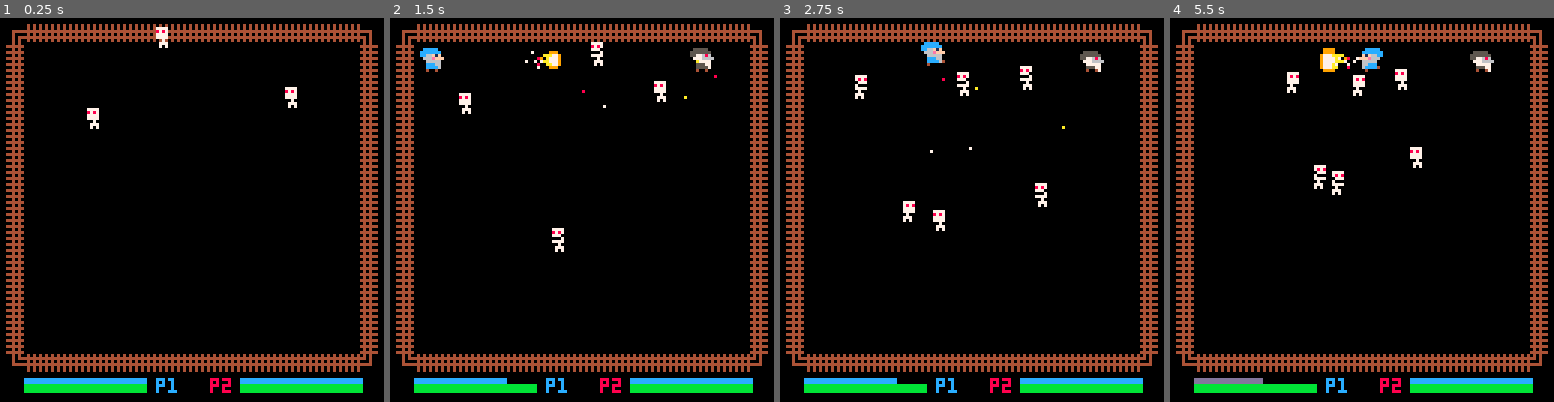
Above: before the commit, frames 1-4 (left to right).
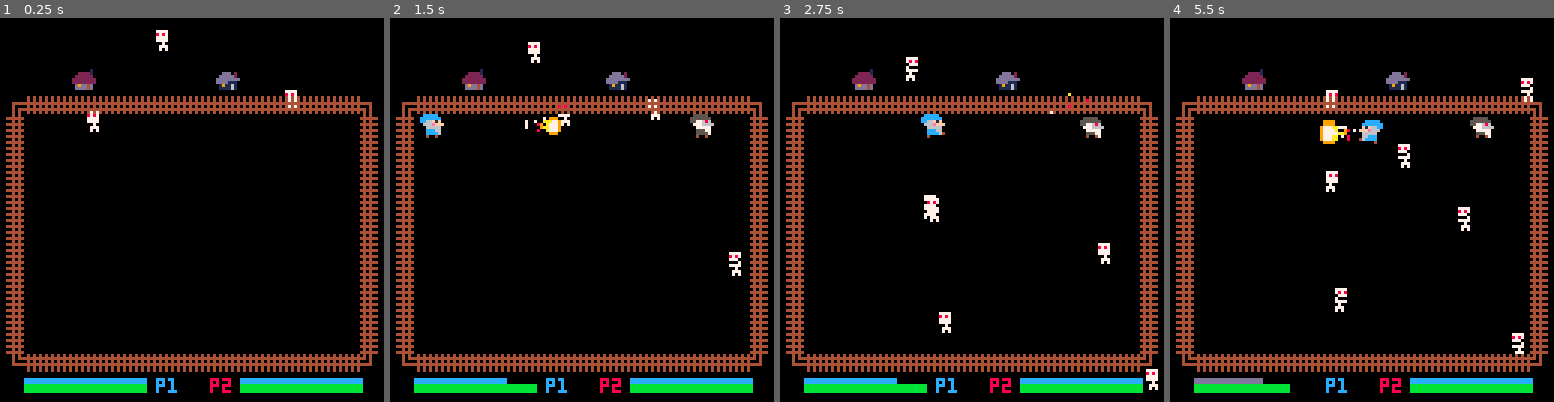
Above: after the commit, the same moments.

Repository: ravertass/wizardkingz
Game: PICO-8 cartridge wizardz.p8
Two runs of this game, one before a commit and one after it. Both use one fixed random seed, a clock stepped at 60 frames per second and the inputs below.
Inputs:
- Up to frame 1 (0.25 s): no input
- Up to frame 2 (1.5 s): tap X (X key) at 0.33, 1.07 s
- Up to frame 3 (2.75 s): hold Right 1.6-2.1 s; tap X (X key) at 1.85 s; hold Up 2.15-2.42 s; hold Right from 2.47 s (still down)
- Up to frame 4 (5.5 s): tap X (X key) at 2.97, 4.08, 5.2 s; release Right at 3.03 s; hold Left 3.08-3.58 s; hold Down 3.63-3.97 s; hold Right 4.02-4.68 s; hold Up 4.73-5.03 s; hold Left from 5.08 s (still down)

The runs differ from the first frame. In frame 1, 7.3% of the frame differs, in the area x 1-99%, y 1-30%; in frame 2, 9.5%; in frame 3, 9.6%; in frame 4, 10%, in the area x 1-99%, y 1-98%.

Commit message:
Add environments and draw them in separate functions

Diff:
--- a/wizardz.p8
+++ b/wizardz.p8
@@ -91,7 +91,13 @@
 c_max_health = 100
 c_max_mana = 100
 
+---- environment ----
 fence_sprs = {192, 193, 194, 195}
+house_sprs = {208, 209, 210}
+house1_sprs = {224, 225, 226}
+house_animation_index = 1
+house1_animation_index = 1
+house_countdown = 1
 
 c_map_limits = {0, 0, 128, 128}
 
@@ -117,7 +123,7 @@
   return {
     type = 'player',
     x = 10,
-    y = 10,
+    y = 32,
     spr = 011,
     spr_ix = 1,
     no = 0,
@@ -154,7 +160,7 @@
   return {
     type = 'player',
     x = 100,
-    y = 10,
+    y = 32,
     spr = 011,
     spr_ix = 1,
     no = 1,
@@ -299,8 +305,8 @@
     pl.acc.y = 0
   end
   pl.y = pl.y + pl.vel.y
-  if pl.y <= 8 then
-    pl.y = 8
+  if pl.y <= 32 then
+    pl.y = 32
   end
   if pl.y >= 104 then
     pl.y = 104
@@ -639,6 +645,12 @@
   foreach(fire_particles, draw_fire_particle)
   draw_manabars()
   draw_healthbars()
+  draw_environment()
+end
+
+function draw_environment()
+  draw_fences()
+  draw_houses()
 end
 
 function draw_players()
@@ -834,26 +846,51 @@
 
 function draw_fences()
 ---- corners ----
-  spr(fence_sprs[4], 0, 0, 1, 1, true, false)
-  spr(fence_sprs[4], 120, 0, 1, 1, false, false)
+  spr(fence_sprs[4], 0, 24, 1, 1, true, false)
+  spr(fence_sprs[4], 120, 24, 1, 1, false, false)
   spr(fence_sprs[4], 0, 112, 1, 1, true, true)
   spr(fence_sprs[4], 120, 112, 1, 1, false, true)
 
 ---- top row ----
   for i = 1,14 do
-    spr(fence_sprs[1], 8 * i, 0)
+    spr(fence_sprs[1], 8 * i, 24)
   end
 ---- bottom row ----
   for i = 1,14 do
     spr(fence_sprs[1], 8 * i, 112, 1, 1, false, true)
   end
 ---- left row ----
-  for i = 1,13 do
-    spr(fence_sprs[2], 0, 8 * i)
+  for i = 1,10 do
+    spr(fence_sprs[2], 0, 8 * i + 24)
   end
 ---- right row ----
-  for i = 1,13 do
-    spr(fence_sprs[3], 120, 8 * i)
+  for i = 1,10 do
+    spr(fence_sprs[3], 120, 8 * i + 24)
+  end
+end
+
+function draw_houses()
+  spr(house_sprs[ceil(house_animation_index/10)], 24, 16)
+  if house_countdown > 100 and house_countdown < 100 + 30 then
+    house_animation_index += 1
+    if house_animation_index > 29 then
+      house_animation_index = 1
+    end
+  else
+    house_animation_index = 1
+  end
+  spr(house1_sprs[ceil(house1_animation_index/10)], 72, 16)
+  if house_countdown > 200 and house_countdown < 200 + 30 then
+    house1_animation_index += 1
+    if house1_animation_index > 29 then
+      house1_animation_index = 1
+    end
+  else
+    house1_animation_index = 1
+  end
+  house_countdown += 1
+  if house_countdown > 300 then
+    house_countdown = 1
   end
 end
 
@@ -963,21 +1000,21 @@
 4444444400004040040400004404000066c6666c6666cccc55005555555500000055005000055055000000080000000000008000000886686866666666665888
 04040404004444444444440004040000667c6676c6c66ccc05505555500055000050055000055005080000000000800080000008000868666666688866666588
 00000000000000000000000000000000676c6c666666c6cc00555550555000500050000000055000000000000000000000000000000866660666866666666588
-00000000000000000000000000000000666676666666c6cc00055500005500500000000000555000000000000000000000000000008666600068666666666588
-00000000000000000000000000000000c676c6c6c666cccc00055500050050000000000055555000000000000000000000000000008666660666666666666588
-0000000000000000000000000000000006666666c666ccc000055500050000000000000055550000000000000000000000000000008006660666006666666588
-000000000000000000000000000000000c666c6c6c6cccc000055550000000000000005555500000000000000000000000000000008000666660000666666580
-0000000000000000000000000000000000cc666cc6cccc0000055555500000000000555555500000000000000000000000000000080000666660000666665580
-00000000000000000000000000000000000ccc66ccccc00000055555555000000005555555500000000000000000000000000000080000666660000666665580
-0000000000000000000000000000000000000cccccc0000000555555555500000055555555555500000000000000000000000000086006665666006666655800
-00000000000000000000000000000000000000000000000000000000000000000000000000000000000000000000000000000000086666655566666666555800
-00000000000000000000000000000000000000000000000000000000000000000000000000000000000000000000000000000000085666505056666655558000
-00000000000000000000000000000000000000000000000000000000000000000000000000000000000000000000000000000000085555505005555555580000
-00000000000000000000000000000000000000000000000000000000000000000000000000000000000000000000000000000000087755050005555558800000
-00000000000000000000000000000000000000000000000000000000000000000000000000000000000000000000000000000000877675050057775880000000
-00000000000000000000000000000000000000000000000000000000000000000000000000000000000000000000000000000000877677677676775800000000
-00000000000000000000000000000000000000000000000000000000000000000000000000000000000000000000000000000000878776776776778000000000
-00000000000000000000000000000000000000000000000000000000000000000000000000000000000000000000000000000000088778778778778000000000
+00000010000000100000001000000000666676666666c6cc00055500005500500000000000555000000000000000000000000000008666600068666666666588
+00222210002222100022221000000000c676c6c6c666cccc00055500050050000000000055555000000000000000000000000000008666660666666666666588
+0222222002222220022222200000000006666666c666ccc000055500050000000000000055550000000000000000000000000000008006660666006666666588
+222222222222222222222222000000000c666c6c6c6cccc000055550000000000000005555500000000000000000000000000000008000666660000666666580
+2222222222222222222222220000000000cc666cc6cccc0000055555500000000000555555500000000000000000000000000000080000666660000666665580
+0d9dd4d00d0dd4d00d9dd4d000000000000ccc66ccccc00000055555555000000005555555500000000000000000000000000000080000666660000666665580
+0dddd4d00dddd4d00dddd4d00000000000000cccccc0000000555555555500000055555555555500000000000000000000000000086006665666006666655800
+00000000000000000000005000000000000000000000000000000000000000000000000000000000000000000000000000000000086666655566666666555800
+00000000000000500000000000000000000000000000000000000000000000000000000000000000000000000000000000000000085666505056666655558000
+00ddd02000ddd02000ddd02000000000000000000000000000000000000000000000000000000000000000000000000000000000085555505005555555580000
+0ddddd200ddddd200ddddd2000000000000000000000000000000000000000000000000000000000000000000000000000000000087755050005555558800000
+dddddddddddddddddddddddd00000000000000000000000000000000000000000000000000000000000000000000000000000000877675050057775880000000
+dddd1110dddd1110dddd111000000000000000000000000000000000000000000000000000000000000000000000000000000000877677677676775800000000
+01911610019116100191161000000000000000000000000000000000000000000000000000000000000000000000000000000000878776776776778000000000
+01111610011116100111161000000000000000000000000000000000000000000000000000000000000000000000000000000000088778778778778000000000
 00000000000000000000000000000000000000000000000000000000000000000000000000000000000000000000000000000000000880880880880000000000
 
 
